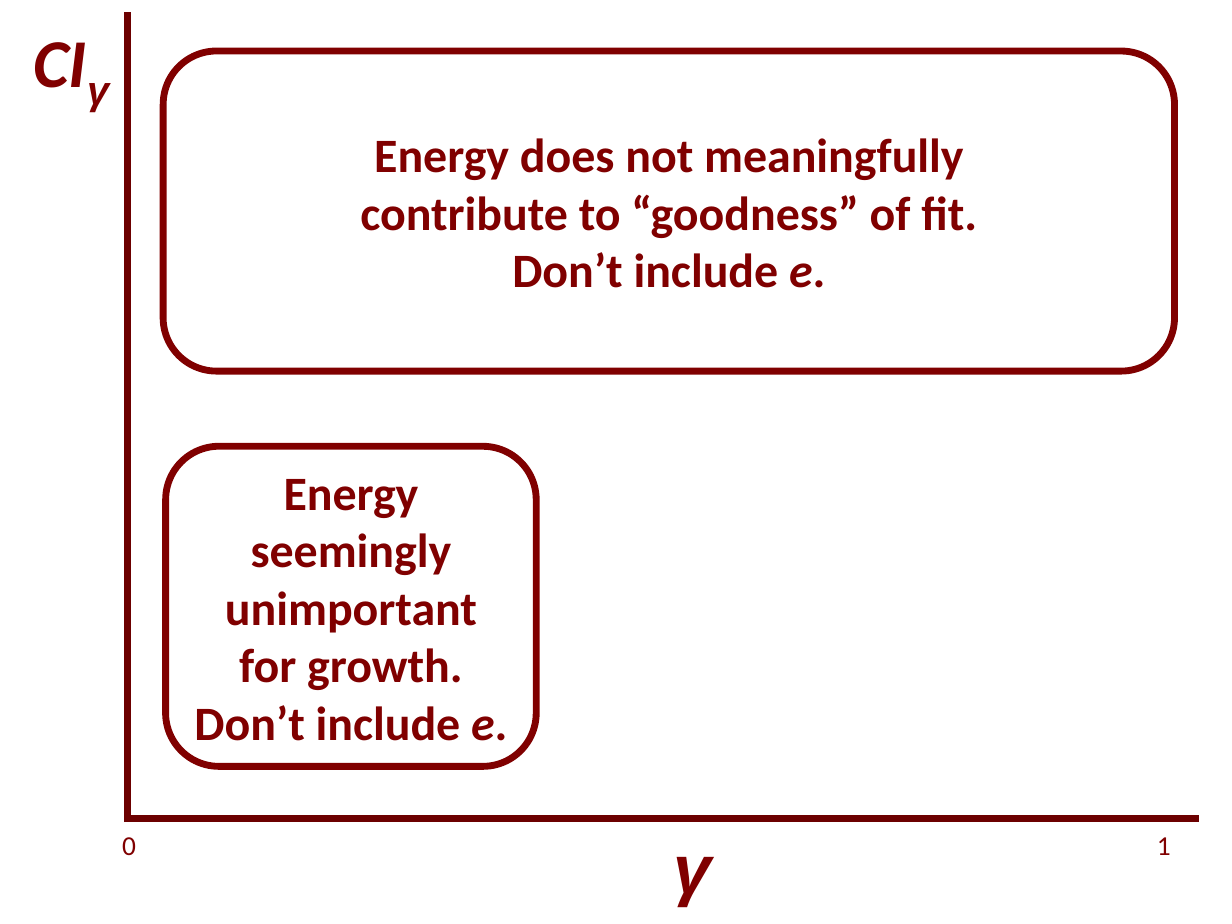
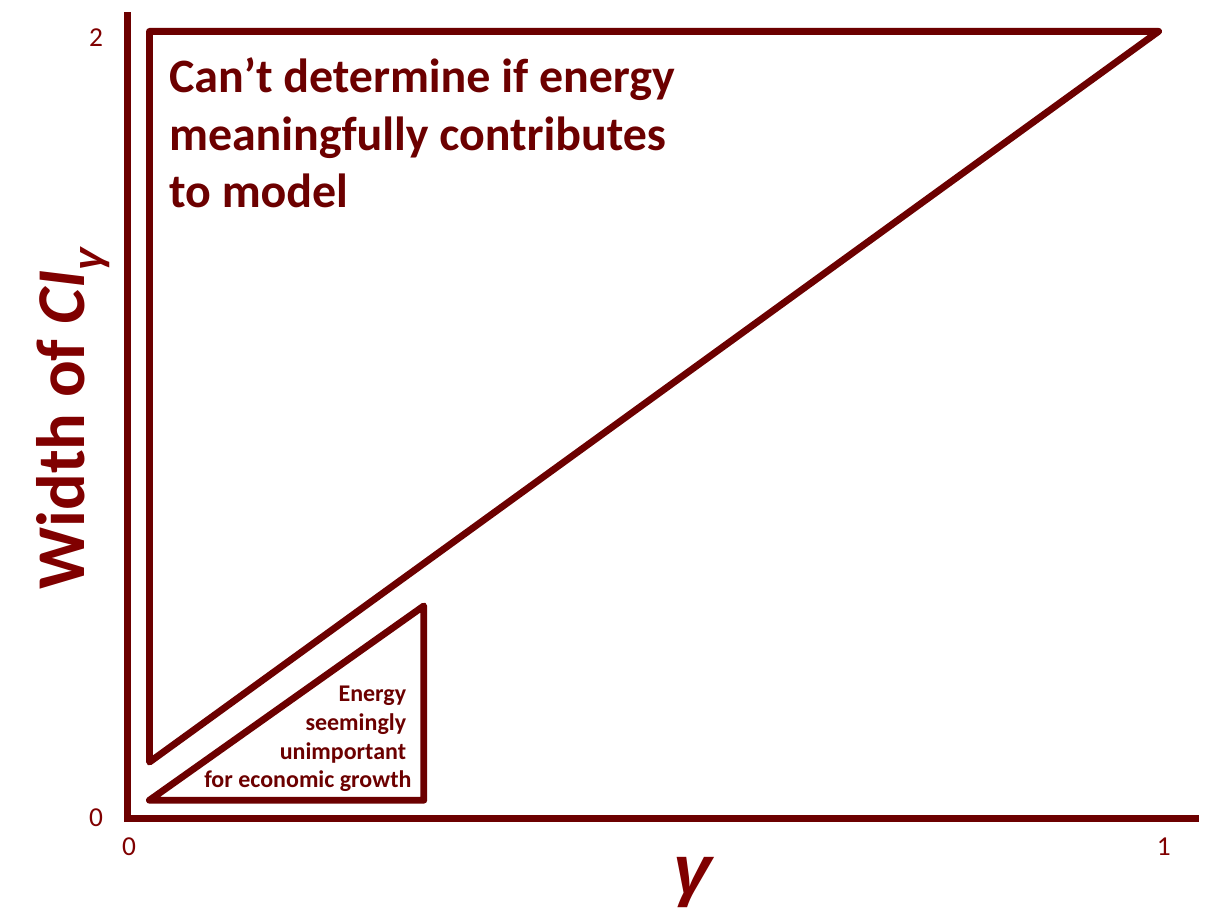
Before and after one commit to EconModels/MacroGrowth, a slide deck: slide 11 of figure_other/Seminar Figures.pptx. Drawn at 1232x924 pixels with LibreOffice and Linux fonts; fonts in the diff are those of the drawing. Boxes give left, top, right and bottom in pixels: in the first picture for what was removed or moved away, otherwise in the second. Text is boxed around its words. In the diff, an @@ line names an element or a change of style, - is before the commit and + after.

```diff
--- a/figure_other/Seminar Figures.pptx
+++ b/figure_other/Seminar Figures.pptx
@@ text added at (89,28,103,46), 16 pt, text #800000 @@
+2
@@ right triangle added at (149,31,1158,761), outline #6C0000 4 pt @@
@@ rounded rectangle removed at (163,51,1174,371) @@
-Energy does not meaningfully
-contribute to “goodness” of fit.
-Don’t include e.
@@ text added at (169,57,675,208), 28 pt, text #6C0000, bold @@
+Can’t determine if energy
+meaningfully contributes
+to model
@@ text "Width of CIγ" at (19,345,102,584): rotation 0 to 270 degrees @@
@@ text at (19,345,102,584): text changed; italic off @@
-CIγ
+Width of CIγ
@@ rounded rectangle removed at (166,446,537,766) @@
-Energy seemingly unimportant for growth. Don’t include e.
@@ right triangle added at (149,606,424,801), outline #6C0000 4 pt @@
@@ text added at (204,685,412,791), 14 pt, text #6C0000, bold @@
+Energy
+seemingly
+unimportant
+for economic growth
@@ text added at (89,808,103,826), 16 pt, text #800000 @@
+0
```
Also in this commit, not shown: 3 other slides changed, 7 other files.
